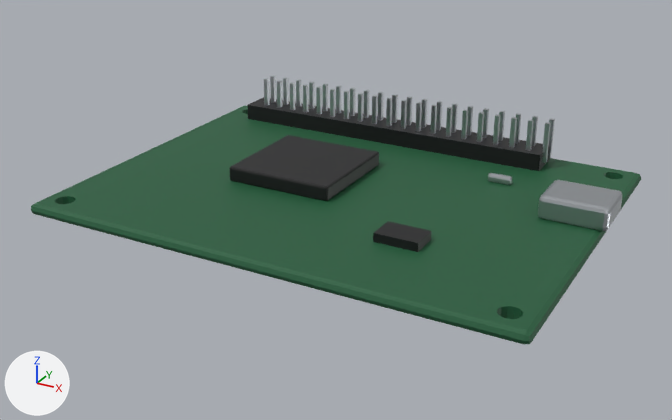
One commit to the glTF model assets/processed/board.glb: the scene before it, then after it.
Before and after are seen from a 50 mm lens placed at (0.0566, -0.107, 0.0512), pointed at (-0.0006, -0.0029, -0.0008). Every picture has the same lights, and +X, +Y and +Z are marked at lower left. The picture after the commit comes second. Vertices at exactly the same position are counted once.

Names of what the first picture shows: 'board_metal', 'board_parts', 'board_pcb'.
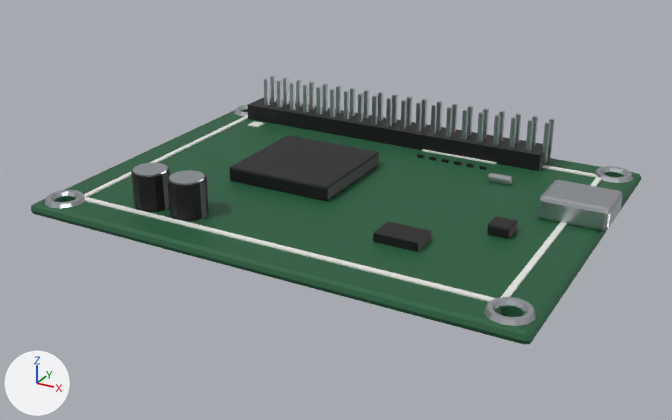
The change, as a diff of the scene's bpy script:
```diff
--- a/assets/processed/board.glb.py
+++ b/assets/processed/board.glb.py
@@ mat_board_silk @@
+mat_board_silk = principled_material('board_silk')
+mat_board_silk.base_color = (0.807, 0.807, 0.791)  # white #e8e8e6
+mat_board_silk.roughness = 0.6
@@ me_cube_011 @@
 # used by ob_board_parts; location = (0.0, 0.0, 0.0)
-me_cube_011.from_pydata(...)  # 72 vertices, 132 faces; spans x -0.0298..0.0212, y -0.014..0.024, z 0.0016..0.0041
+me_cube_011.from_pydata(...)  # 232 vertices, 416 faces; spans x -0.0298..0.0252, y -0.0205..0.024, z 0.0016..0.0066
+# me_cube_011 part 1: a new loose piece, a 14-sided cylinder along z spanning x -0.0227..-0.0179, y -0.0205..-0.0155, z 0.0016..0.0066, in mat_board_chip (black #141416)
+# me_cube_011 part 2: a new loose piece, a 14-sided cylinder along z spanning x -0.0167..-0.0119, y -0.0205..-0.0155, z 0.0016..0.0066, in mat_board_chip (black #141416)
+# me_cube_011 part 3: a new loose piece of 56 vertices spanning x 0.0222..0.0252, y -0.0055..-0.0025, z 0.0016..0.0032, in mat_board_chip (black #141416)
+# other edits to the shape of me_cube_011 do not show in these pictures
 me_cube_011.materials.append(mat_board_chip)
@@ me_cube_014 @@
 # used by ob_board_metal; location = (0.0, 0.0, 0.0)
-me_cube_014.from_pydata(...)  # 432 vertices, 696 faces; spans x -0.0271..0.0353, y 0.0023..0.0228, z 0.0016..0.0086
+me_cube_014.from_pydata(...)  # 776 vertices, 1376 faces; spans x -0.0346..0.0353, y -0.0253..0.0253, z 0.0011..0.0086
+# me_cube_014 part 4: a new loose piece, a 14-sided cylinder along z spanning x -0.02254..-0.01806, y -0.0203..-0.0157, z 0.0064..0.0068, in mat_board_metal (light grey #c9ced3)
+# me_cube_014 part 5: a new loose piece, a 14-sided cylinder along z spanning x -0.01654..-0.01206, y -0.0203..-0.0157, z 0.0064..0.0068, in mat_board_metal (light grey #c9ced3)
+# me_cube_014 part 6: a new loose piece of 72 vertices spanning x -0.0346..-0.029, y -0.0253..-0.0197, z 0.0011..0.0021, in mat_board_metal (light grey #c9ced3)
+# me_cube_014 part 7: a new loose piece of 72 vertices spanning x -0.0346..-0.029, y 0.0197..0.0253, z 0.0011..0.0021, in mat_board_metal (light grey #c9ced3)
+# me_cube_014 part 8: a new loose piece of 72 vertices spanning x 0.0284..0.034, y -0.0253..-0.0197, z 0.0011..0.0021, in mat_board_metal (light grey #c9ced3)
+# me_cube_014 part 9: a new loose piece of 72 vertices spanning x 0.0284..0.034, y 0.0197..0.0253, z 0.0011..0.0021, in mat_board_metal (light grey #c9ced3)
 me_cube_014.materials.append(mat_board_metal)
@@ me_cube_068 @@
+me_cube_068.from_pydata(...)  # 76 vertices, 132 faces; spans x -0.0307..0.0301, y -0.0214..0.0214, z 0.0016..0.0018
+me_cube_068.materials.append(mat_board_silk)  # white #e8e8e6
@@ ob_board_silk @@
+ob_board_silk = bpy.data.objects.new('board_silk', me_cube_068)
+ob_board_silk.location = (0.0, 0.0, 0.0)
```

Where the change shows, as pixel boxes [x1, y1, x2, y2] in the pictures (672 x 420 px):
'board_parts', reshaped (31% wider): before [230, 97, 549, 252]; after [131, 97, 549, 252]
'board_metal', reshaped (64% wider, 61% taller): before [264, 76, 622, 231]; after [45, 76, 633, 326]
'board_silk', added: after [84, 115, 602, 302]
part 1 of me_cube_011, added (black): after [131, 166, 170, 212]
part 2 of me_cube_011, added (black): after [167, 176, 209, 221]
part 3 of me_cube_011, added (black): after [487, 216, 517, 239]
part 4 of me_cube_014, added: after [133, 163, 168, 177]
part 5 of me_cube_014, added: after [169, 170, 205, 185]
part 6 of me_cube_014, added: after [45, 190, 85, 208]
part 7 of me_cube_014, added: after [234, 105, 248, 116]
part 8 of me_cube_014, added: after [484, 297, 536, 326]
part 9 of me_cube_014, added: after [594, 166, 633, 183]
